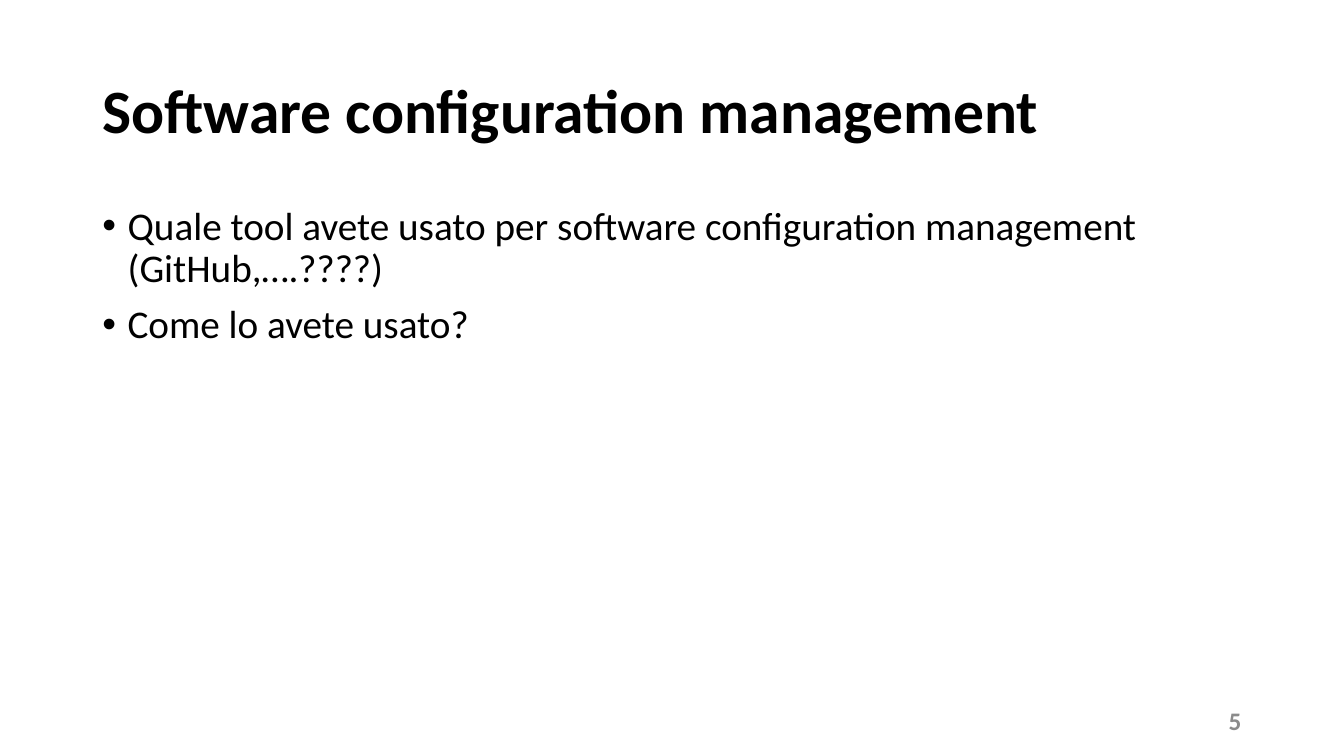
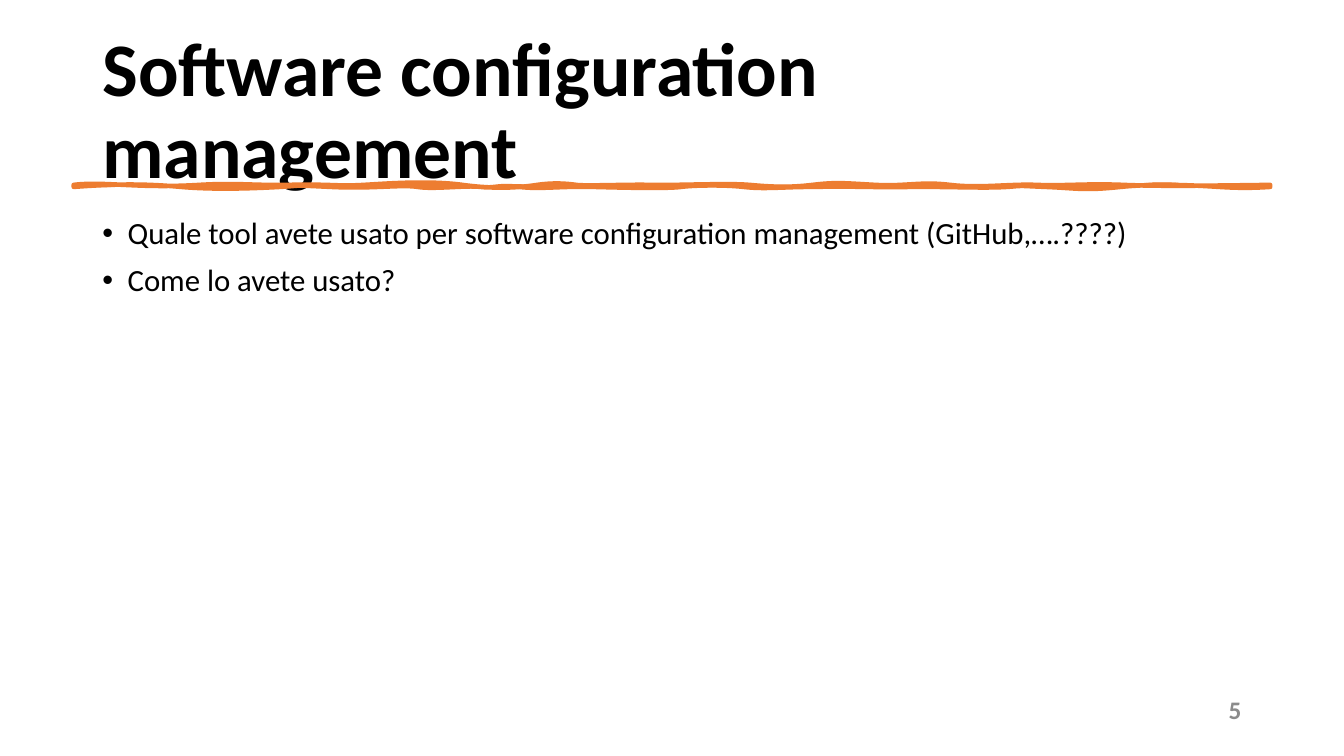
Before and after one commit to mangilimatteo/Progetto_Ingegneria_Software_Cattaneo_Mangili_Saini, a slide deck: slide 5 of Presentazione_Progetto.pptx. Drawn at 1344x756 pixels with LibreOffice and Linux fonts; fonts in the diff are those of the drawing. Boxes give left, top, right and bottom in pixels: in the first picture for what was removed or moved away, otherwise in the second. Text is boxed around its words. In the diff, an @@ line names an element or a change of style, - is before the commit and + after.

```diff
--- a/Presentazione_Progetto.pptx
+++ b/Presentazione_Progetto.pptx
@@ title "Software configuration management" at box(102, 43, 818, 191): size 44 to 54 pt @@
@@ freeform shape added at box(74, 185, 1270, 187), fill #ED7D31, outline #ED7D31 3.25 pt @@
@@ text "Quale tool avete usato per ...": place and size @@
-text "Quale tool avete usato per ..." at box(128, 212, 1136, 339)
+text "Quale tool avete usato per ..." at box(128, 221, 1126, 292)
@@ text "Quale tool avete usato per ..." at box(128, 221, 1126, 292): size 28 to 22 pt @@
@@ page number: place and size @@
-page number at box(1229, 713, 1242, 730)
+page number at box(1229, 702, 1242, 719)
@@ page number at box(1229, 702, 1242, 719): more space between paragraphs @@
```
Also in this commit, not shown: 11 other slides changed.
